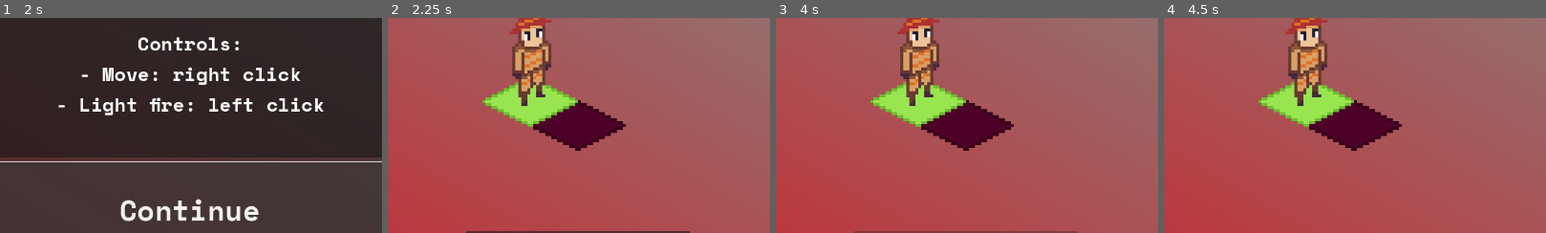
Above: before the commit, frames 1-4 (left to right).
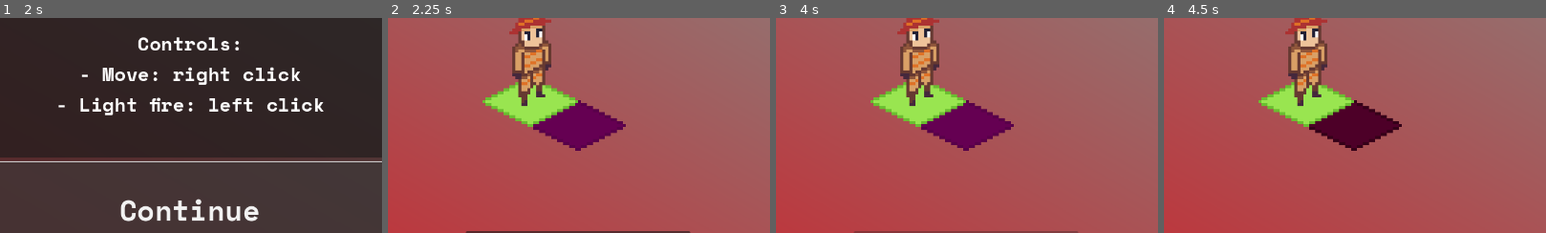
Above: after the commit, the same moments.

Repository: ckuras/GMTK-2023-Fire-Fighter
Game: Godot game, scene res://Scenes/main_menu.tscn
The game is run twice, just before and just after one commit, with the same random seed, the same clock (stepped at 60 frames per second) and the same inputs.
Inputs (mouse positions are % of the whole screen's width and height, from its top left):
- Up to frame 1 (2 s): click "Play" at 0.5 s; click "Continue" at 1.25 s
- Up to frame 2 (2.25 s): click "Continue" at 2 s
- Up to frame 3 (4 s): click "END TURN" at 2.75 s; tap Enter at 3.5 s; move the mouse to (44, 44) at 3.52 s; tap R at 3.6 s; click (44, 44) at 3.67 s; tap Space at 3.77 s
- Up to frame 4 (4.5 s): click "END TURN" at 4.25 s
The pictures show only the part of the screen within x 25-75%, y 25-75%; the shares and areas given below are measured in that part.

Frame 1 is identical in both runs. In frame 2, 2.9% of the frame differs, in the area x 38-63%, y 38-62%; in frame 3, 2.9%; in frame 4, nothing differs.

Commit message:
you can move over infected, and added level 8

Diff:
--- a/Scenes/Levels/level_3.tscn
+++ b/Scenes/Levels/level_3.tscn
@@ -20,21 +20,22 @@
 
 [node name="Tile1" parent="Board/Tiles" instance=ExtResource("3_ert6e")]
 position = Vector2(-32, -16)
-has_player = true
 
 [node name="Tile2" parent="Board/Tiles" instance=ExtResource("3_ert6e")]
 position = Vector2(-16, -8)
+has_player = true
 
 [node name="Tile3" parent="Board/Tiles" instance=ExtResource("3_ert6e")]
 
+[node name="Tile5" parent="Board/Tiles" instance=ExtResource("3_ert6e")]
+position = Vector2(0, -16)
+
 [node name="Tile4" parent="Board/Tiles" instance=ExtResource("3_ert6e")]
 position = Vector2(17, 8)
-
-[node name="Tile5" parent="Board/Tiles" instance=ExtResource("3_ert6e")]
-position = Vector2(33, 0)
+tile_state = 2
 
 [node name="Tile6" parent="Board/Tiles" instance=ExtResource("3_ert6e")]
-position = Vector2(49, -8)
+position = Vector2(-48, -24)
 tile_state = 2
 
 [node name="TurnQueue" parent="." node_paths=PackedStringArray("board", "game_state") instance=ExtResource("4_kh0vp")]
@@ -43,9 +44,9 @@
 
 [node name="GameState" type="Node" parent="."]
 script = ExtResource("5_7hm6v")
-player_moves_max_for_level = 3
-player_fire_charge_max_for_level = 1
-rounds_remaining_for_current_level = 2
+player_moves_max_for_level = 1
+player_fire_charge_max_for_level = 2
+rounds_remaining_for_current_level = 1
 
 [node name="Camera2D" type="Camera2D" parent="."]
 zoom = Vector2(5, 5)
--- a/Scenes/Levels/level_4.tscn
+++ b/Scenes/Levels/level_4.tscn
@@ -20,41 +20,83 @@
 script = ExtResource("3_44cwj")
 
 [node name="Tile" parent="Board/Tiles" instance=ExtResource("4_e05qc")]
-position = Vector2(0, -16)
+has_player = true
 tile_state = 2
 
 [node name="Tile2" parent="Board/Tiles" instance=ExtResource("4_e05qc")]
-position = Vector2(16, -8)
+position = Vector2(-16, -8)
+tile_state = 2
 
 [node name="Tile3" parent="Board/Tiles" instance=ExtResource("4_e05qc")]
-position = Vector2(-16, -8)
+position = Vector2(16, -8)
+tile_state = 2
 
-[node name="Tile4" parent="Board/Tiles" instance=ExtResource("4_e05qc")]
+[node name="Tile6" parent="Board/Tiles" instance=ExtResource("4_e05qc")]
+position = Vector2(0, -16)
 
-[node name="Tile5" parent="Board/Tiles" instance=ExtResource("4_e05qc")]
+[node name="Tile7" parent="Board/Tiles" instance=ExtResource("4_e05qc")]
+position = Vector2(32, 0)
+
+[node name="Tile8" parent="Board/Tiles" instance=ExtResource("4_e05qc")]
+position = Vector2(0, 16)
+
+[node name="Tile9" parent="Board/Tiles" instance=ExtResource("4_e05qc")]
 position = Vector2(-32, 0)
 
 [node name="Tile10" parent="Board/Tiles" instance=ExtResource("4_e05qc")]
+position = Vector2(-64, 0)
+
+[node name="Tile11" parent="Board/Tiles" instance=ExtResource("4_e05qc")]
+position = Vector2(-48, -8)
+
+[node name="Tile12" parent="Board/Tiles" instance=ExtResource("4_e05qc")]
+position = Vector2(-32, -16)
+
+[node name="Tile13" parent="Board/Tiles" instance=ExtResource("4_e05qc")]
+position = Vector2(-16, -24)
+
+[node name="Tile14" parent="Board/Tiles" instance=ExtResource("4_e05qc")]
+position = Vector2(0, -32)
+
+[node name="Tile15" parent="Board/Tiles" instance=ExtResource("4_e05qc")]
+position = Vector2(16, -24)
+
+[node name="Tile16" parent="Board/Tiles" instance=ExtResource("4_e05qc")]
+position = Vector2(32, -16)
+
+[node name="Tile17" parent="Board/Tiles" instance=ExtResource("4_e05qc")]
+position = Vector2(48, -8)
+
+[node name="Tile18" parent="Board/Tiles" instance=ExtResource("4_e05qc")]
+position = Vector2(64, 0)
+
+[node name="Tile19" parent="Board/Tiles" instance=ExtResource("4_e05qc")]
+position = Vector2(48, 8)
+
+[node name="Tile20" parent="Board/Tiles" instance=ExtResource("4_e05qc")]
+position = Vector2(32, 16)
+
+[node name="Tile21" parent="Board/Tiles" instance=ExtResource("4_e05qc")]
+position = Vector2(16, 24)
+
+[node name="Tile22" parent="Board/Tiles" instance=ExtResource("4_e05qc")]
+position = Vector2(0, 32)
+
+[node name="Tile23" parent="Board/Tiles" instance=ExtResource("4_e05qc")]
+position = Vector2(-16, 24)
+
+[node name="Tile24" parent="Board/Tiles" instance=ExtResource("4_e05qc")]
+position = Vector2(-32, 16)
+
+[node name="Tile25" parent="Board/Tiles" instance=ExtResource("4_e05qc")]
 position = Vector2(-48, 8)
 
-[node name="Tile11" parent="Board/Tiles" instance=ExtResource("4_e05qc")]
-position = Vector2(-16, 24)
+[node name="Tile4" parent="Board/Tiles" instance=ExtResource("4_e05qc")]
+position = Vector2(16, 8)
+tile_state = 2
 
-[node name="Tile12" parent="Board/Tiles" instance=ExtResource("4_e05qc")]
-position = Vector2(-32, 16)
-
-[node name="Tile6" parent="Board/Tiles" instance=ExtResource("4_e05qc")]
+[node name="Tile5" parent="Board/Tiles" instance=ExtResource("4_e05qc")]
 position = Vector2(-16, 8)
-has_player = true
-
-[node name="Tile7" parent="Board/Tiles" instance=ExtResource("4_e05qc")]
-position = Vector2(0, 16)
-
-[node name="Tile8" parent="Board/Tiles" instance=ExtResource("4_e05qc")]
-position = Vector2(16, 8)
-
-[node name="Tile9" parent="Board/Tiles" instance=ExtResource("4_e05qc")]
-position = Vector2(32, 0)
 tile_state = 2
 
 [node name="TurnQueue" parent="." node_paths=PackedStringArray("board", "game_state") instance=ExtResource("5_ug02q")]
@@ -63,9 +105,9 @@
 
 [node name="GameState" type="Node" parent="."]
 script = ExtResource("6_u2sx7")
-player_moves_max_for_level = 1
+player_moves_max_for_level = 3
 player_fire_charge_max_for_level = 1
-rounds_remaining_for_current_level = 2
+rounds_remaining_for_current_level = 1
 
 [node name="Camera2D" type="Camera2D" parent="."]
 zoom = Vector2(5, 5)
--- /dev/null
+++ b/Scenes/Levels/level_8.tscn
@@ -0,0 +1,71 @@
+[gd_scene load_steps=7 format=3 uid="uid://op03l6tbi25h"]
+
+[ext_resource type="Script" path="res://Scripts/level.gd" id="1_376tq"]
+[ext_resource type="Script" path="res://Scripts/board.gd" id="2_uw120"]
+[ext_resource type="Script" path="res://Scripts/Tiles.gd" id="3_6ypau"]
+[ext_resource type="PackedScene" uid="uid://byb3wjan8u1rx" path="res://Scenes/tile.tscn" id="4_pduxh"]
+[ext_resource type="PackedScene" uid="uid://d3xj7lwu2tl8i" path="res://Scenes/turn_queue.tscn" id="5_1haqk"]
+[ext_resource type="Script" path="res://Scripts/GameState.gd" id="6_w20iw"]
+
+[node name="Level" type="Node2D"]
+script = ExtResource("1_376tq")
+level_number = 8
+
+[node name="Board" type="Node2D" parent="." node_paths=PackedStringArray("game_state")]
+y_sort_enabled = true
+script = ExtResource("2_uw120")
+game_state = NodePath("../GameState")
+
+[node name="Tiles" type="Node2D" parent="Board"]
+script = ExtResource("3_6ypau")
+
+[node name="Tile" parent="Board/Tiles" instance=ExtResource("4_pduxh")]
+position = Vector2(0, -16)
+tile_state = 2
+
+[node name="Tile2" parent="Board/Tiles" instance=ExtResource("4_pduxh")]
+position = Vector2(16, -8)
+
+[node name="Tile3" parent="Board/Tiles" instance=ExtResource("4_pduxh")]
+position = Vector2(-16, -8)
+
+[node name="Tile4" parent="Board/Tiles" instance=ExtResource("4_pduxh")]
+
+[node name="Tile5" parent="Board/Tiles" instance=ExtResource("4_pduxh")]
+position = Vector2(-32, 0)
+
+[node name="Tile10" parent="Board/Tiles" instance=ExtResource("4_pduxh")]
+position = Vector2(-48, 8)
+
+[node name="Tile11" parent="Board/Tiles" instance=ExtResource("4_pduxh")]
+position = Vector2(-16, 24)
+
+[node name="Tile12" parent="Board/Tiles" instance=ExtResource("4_pduxh")]
+position = Vector2(-32, 16)
+
+[node name="Tile6" parent="Board/Tiles" instance=ExtResource("4_pduxh")]
+position = Vector2(-16, 8)
+has_player = true
+
+[node name="Tile7" parent="Board/Tiles" instance=ExtResource("4_pduxh")]
+position = Vector2(0, 16)
+
+[node name="Tile8" parent="Board/Tiles" instance=ExtResource("4_pduxh")]
+position = Vector2(16, 8)
+
+[node name="Tile9" parent="Board/Tiles" instance=ExtResource("4_pduxh")]
+position = Vector2(32, 0)
+tile_state = 2
+
+[node name="TurnQueue" parent="." node_paths=PackedStringArray("board", "game_state") instance=ExtResource("5_1haqk")]
+board = NodePath("../Board")
+game_state = NodePath("../GameState")
+
+[node name="GameState" type="Node" parent="."]
+script = ExtResource("6_w20iw")
+player_moves_max_for_level = 1
+player_fire_charge_max_for_level = 1
+rounds_remaining_for_current_level = 2
+
+[node name="Camera2D" type="Camera2D" parent="."]
+zoom = Vector2(5, 5)
--- a/Scripts/board.gd
+++ b/Scripts/board.gd
@@ -35,4 +35,4 @@
 		# Tell all neighbor tiles whether or not they are reachable
 		for tile in player_tile[0].get_all_neighbors():
 			print (tile.name, " tile_state: ", tile.tile_state)
-			tile.emit_signal("change_can_player_reach", tile.tile_state == Tile.TileState.None)
+			tile.emit_signal("change_can_player_reach", tile.tile_state != Tile.TileState.Fire)
